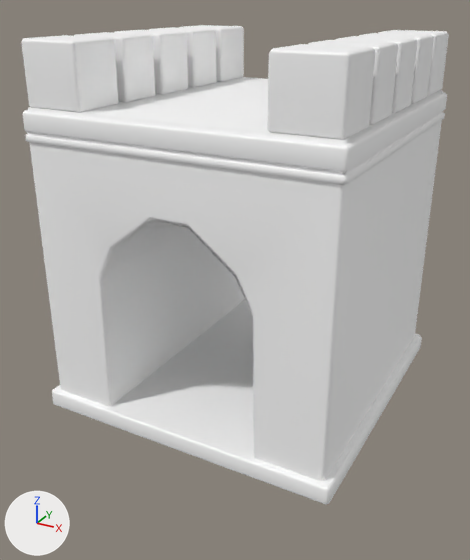
What one commit did to the FBX model StealthGame/Assets/Meshes/tunnel_straight.fbx.
The view is the same before and after, from a camera (50 mm lens) standing at (5.96, -5.53, 5.28) and looking at (1.96, 1.76, 1.64). Lighting does not change. The marker at lower left points along +X, +Y and +Z. Where no turn or scale is listed for an object, it has been applied to the vertices.

The scene before the commit, as lines of its bpy script (objects in view):
```python
me_mesh = bpy.data.meshes.new('Mesh')
me_mesh.from_pydata(...)  # 368 vertices, 388 faces; spans x -0.04..4.12, y 0.0..4.14, z -0.22..4.65
me_mesh.materials.append(mat_lambert62)  # its picture is missing
ob_straight_tunnel1 = bpy.data.objects.new('straight_tunnel1', me_mesh)
ob_straight_tunnel1.location = (0.01, 0.0, 0.18)
```
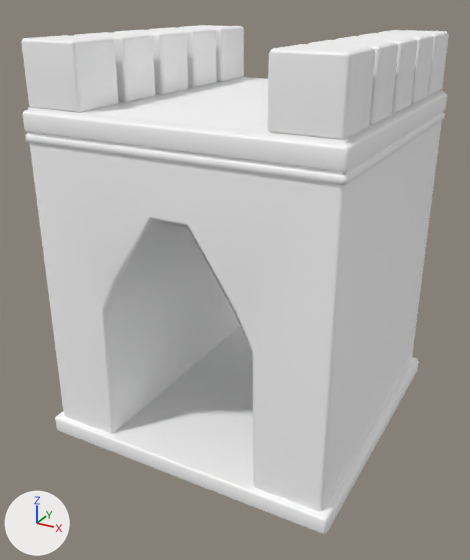
The newer file is also turned or shifted as a whole; pictures and numbers use the older file's frame.

Location of each change, (x1, y1, x2, y2) in pixels of the pictures (470 x 560 px; the box of a moved part takes in the faces that stretch with it):
```json
{"object": "straight_tunnel1", "change": "reshaped", "before": [21, 25, 449, 505], "after": [21, 25, 449, 534], "on screen": "6% taller"}
{"part": 1, "of": "me_mesh", "change": "moved or reshaped", "before": [52, 300, 422, 505], "after": [55, 326, 419, 534]}
{"part": 2, "of": "me_mesh", "change": "moved or reshaped", "before": [34, 133, 331, 316], "after": [33, 133, 331, 352]}
{"part": 3, "of": "me_mesh", "change": "moved or reshaped", "before": [103, 221, 191, 280], "after": [106, 221, 202, 312]}
{"part": 4, "of": "me_mesh", "change": "moved or reshaped", "before": [28, 132, 347, 481], "after": [28, 132, 347, 512]}
{"part": 5, "of": "me_mesh", "change": "moved or reshaped", "before": [103, 111, 443, 479], "after": [106, 111, 443, 510]}
```

Scene script edits in JSON lines:
```json
{"block": "me_mesh", "where": "# used by ob_straight_tunnel1; location = (0.01, 0.0, 0.18)"}
{"op": "remove", "block": "me_mesh", "code": "me_mesh.from_pydata(...)  # 368 vertices, 388 faces; spans x -0.04..4.12, y 0.0..4.14, z -0.22..4.65"}
{"op": "add", "block": "me_mesh", "code": "me_mesh.from_pydata(...)  # 368 vertices, 388 faces; spans x -0.04..4.12, y 0.0..4.14, z -0.67..4.65"}
{"block": "me_mesh", "change": "me_mesh part 1: the loose piece of 24 vertices spanning x -0.04..4.12, y 0.0..4.14, z -0.22..0.04 is moved by (0.0, 0.0, -0.44)"}
{"block": "me_mesh", "change": "me_mesh part 2: 9 of the vertices in x 0.77..3.11, y 0.08..0.12, z 1.89..2.79 are moved by (0.0, 0.0, -0.44)"}
{"block": "me_mesh", "change": "me_mesh part 3: 9 of the vertices in x 0.77..3.11, y 4.01..4.05, z 1.89..2.79 are moved by (0.0, 0.0, -0.44)"}
{"block": "me_mesh", "change": "me_mesh part 4: 8 of the vertices in x 0.05..4.02, y 0.08..0.12, z -0.18 are moved by (0.0, 0.0, -0.44)"}
{"block": "me_mesh", "change": "me_mesh part 5: 8 of the vertices in x 0.05..4.02, y 4.0..4.05, z -0.18 are moved by (0.0, 0.0, -0.44)"}
```
